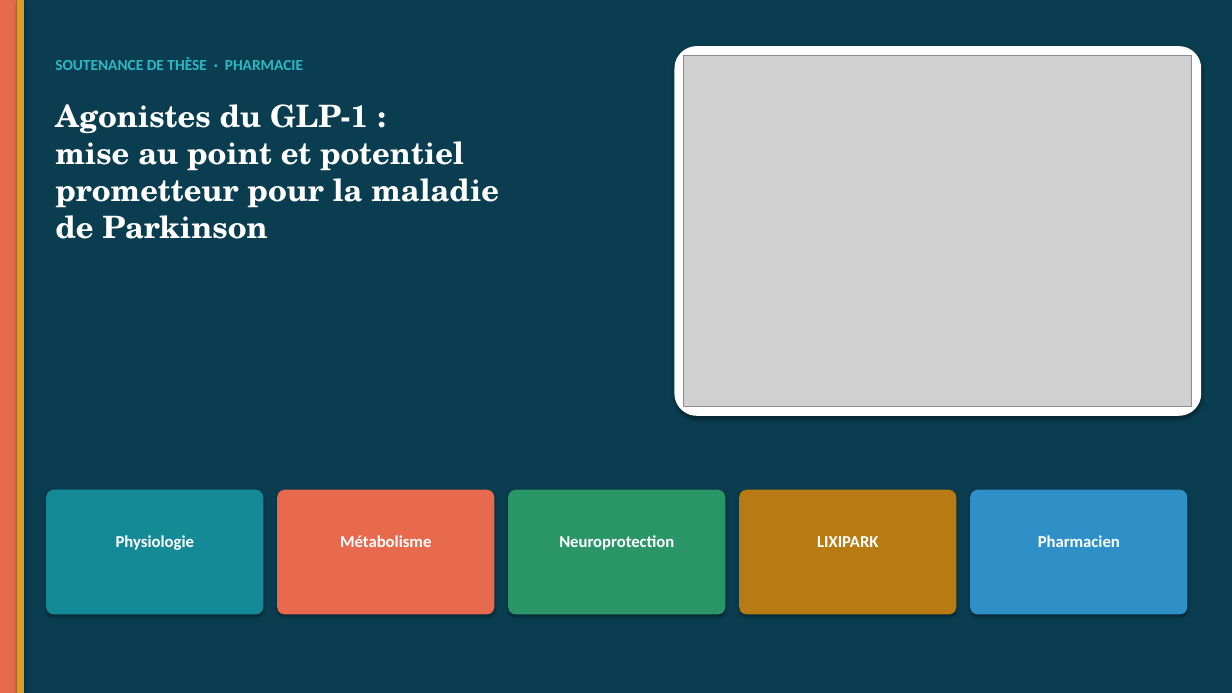
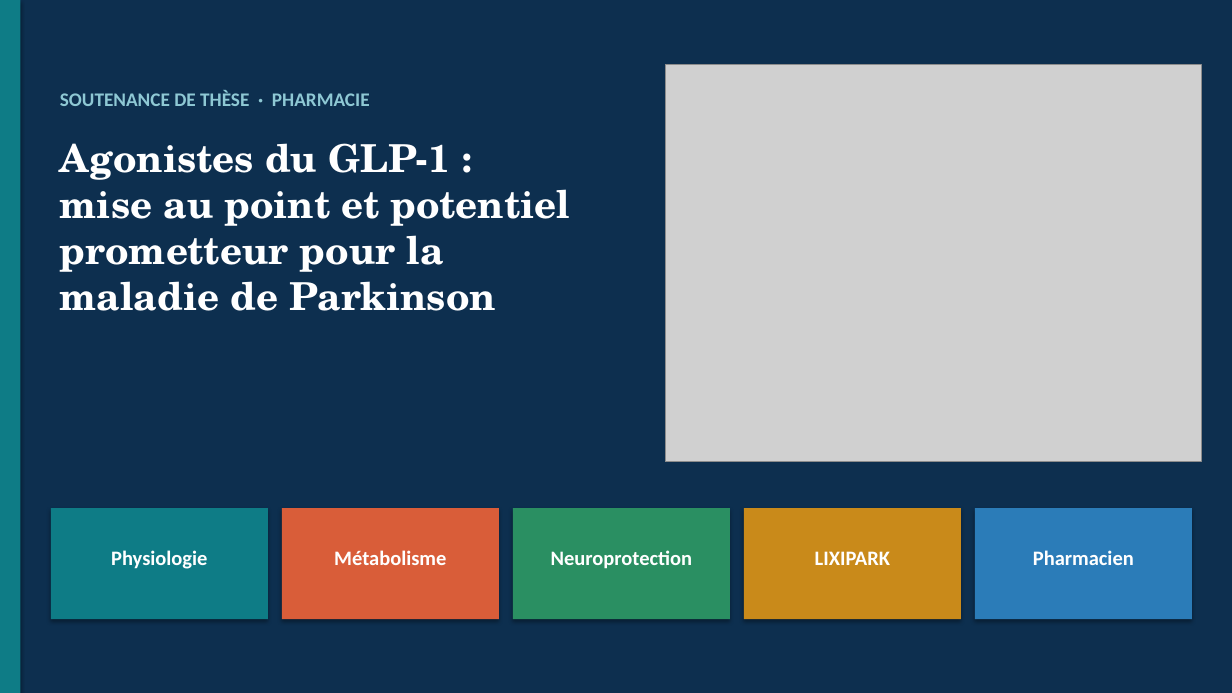
Before and after one commit to Mashtal-Platform/mashtal-platform, a slide deck: slide 1 of docs/presentation/Soutenance_GLP1_Parkinson.pptx. Drawn at 1232x693 pixels with LibreOffice and Linux fonts; fonts in the diff are those of the drawing; grey boxes stand for pictures. Boxes give left, top, right and bottom in pixels: in the first picture for what was removed or moved away, otherwise in the second. Text is boxed around its words. In the diff, an @@ line names an element or a change of style, - is before the commit and + after.

```diff
--- a/docs/presentation/Soutenance_GLP1_Parkinson.pptx
+++ b/docs/presentation/Soutenance_GLP1_Parkinson.pptx
@@ rectangle at [0, 0, 1232, 693]: fill #0A3D4F to #0D2F4F @@
@@ rectangle at [0, 0, 20, 693]: fill #E86A4E to #0E7C86 @@
@@ rectangle removed at [17, 0, 24, 693] @@
@@ rounded rectangle removed at [675, 46, 1202, 416] @@
@@ text "SOUTENANCE DE THÈSE · PHARMACIE": place and size @@
-text "SOUTENANCE DE THÈSE · PHARMACIE" at [55, 57, 303, 70]
+text "SOUTENANCE DE THÈSE · PHARMACIE" at [60, 91, 370, 106]
@@ text "SOUTENANCE DE THÈSE · PHARMACIE" at [60, 91, 370, 106]: size 12 to 15 pt, text colour #2EB8C4 to #8EC8D4 @@
@@ picture: place and size @@
-picture at [684, 55, 1192, 407]
+picture at [665, 65, 1202, 462]
@@ text "Agonistes du GLP-1 : mise ...": place and size @@
-text "Agonistes du GLP-1 : mise ..." at [55, 104, 499, 239]
+text "Agonistes du GLP-1 : mise ..." at [60, 143, 571, 311]
@@ text "Agonistes du GLP-1 : mise ..." at [60, 143, 571, 311]: size 24 to 30 pt @@
@@ rounded rectangle removed at [46, 490, 263, 615] @@
@@ rectangle added at [51, 508, 268, 619], fill #0E7C86 @@
@@ rounded rectangle removed at [277, 490, 494, 615] @@
@@ rectangle added at [282, 508, 499, 619], fill #D95D39 @@
@@ rounded rectangle removed at [508, 490, 726, 615] @@
@@ rectangle added at [513, 508, 730, 619], fill #2A8F62 @@
@@ rounded rectangle removed at [739, 490, 957, 615] @@
@@ rectangle added at [744, 508, 961, 619], fill #C98A1A @@
@@ rounded rectangle removed at [970, 490, 1188, 615] @@
@@ rectangle added at [975, 508, 1192, 619], fill #2B7CB8 @@
@@ text "Physiologie": place and size @@
-text "Physiologie" at [116, 535, 194, 550]
+text "Physiologie" at [111, 550, 207, 569]
@@ size 13 to 16 pt in 5 elements at [111, 550, 207, 569], [551, 550, 693, 569], [815, 551, 890, 565], [1033, 550, 1134, 565], [334, 550, 446, 565] @@
@@ text "Métabolisme": place and size @@
-text "Métabolisme" at [340, 535, 431, 547]
+text "Métabolisme" at [334, 550, 446, 565]
@@ text "Neuroprotection": place and size @@
-text "Neuroprotection" at [559, 535, 674, 550]
+text "Neuroprotection" at [551, 550, 693, 569]
@@ text "LIXIPARK": place and size @@
-text "LIXIPARK" at [817, 536, 878, 547]
+text "LIXIPARK" at [815, 551, 890, 565]
@@ text "Pharmacien": place and size @@
-text "Pharmacien" at [1038, 535, 1120, 547]
+text "Pharmacien" at [1033, 550, 1134, 565]
```
Also in this commit, not shown: 29 other slides changed, 9 other files.
